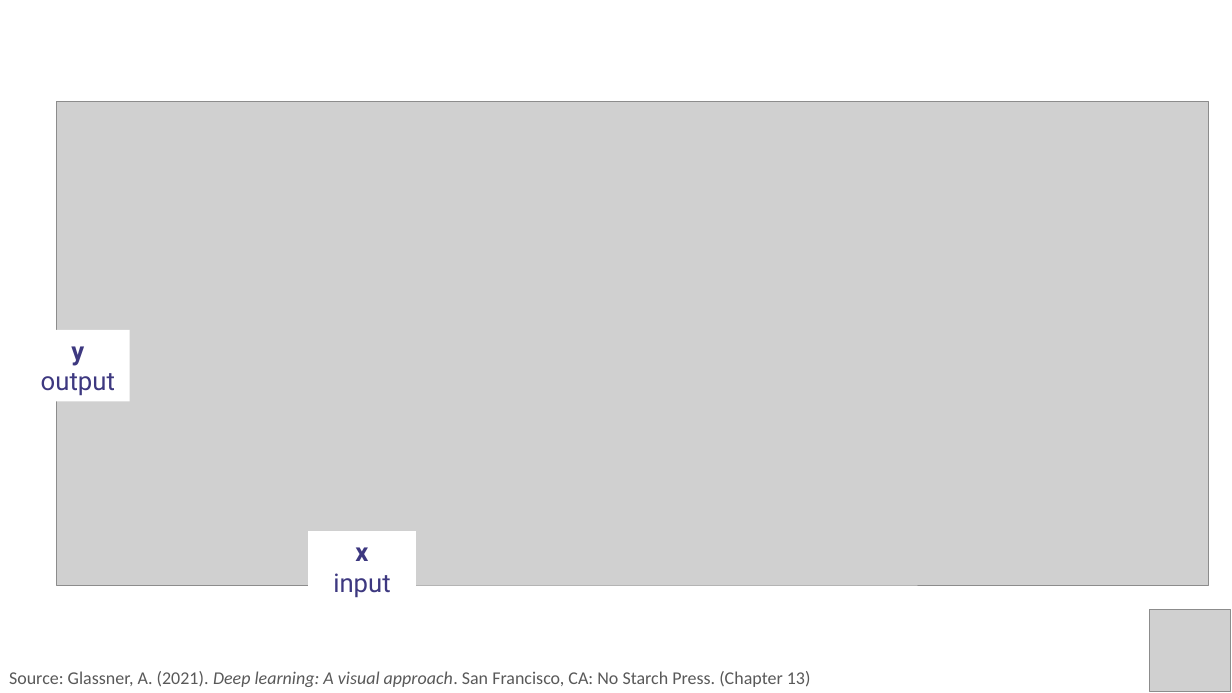
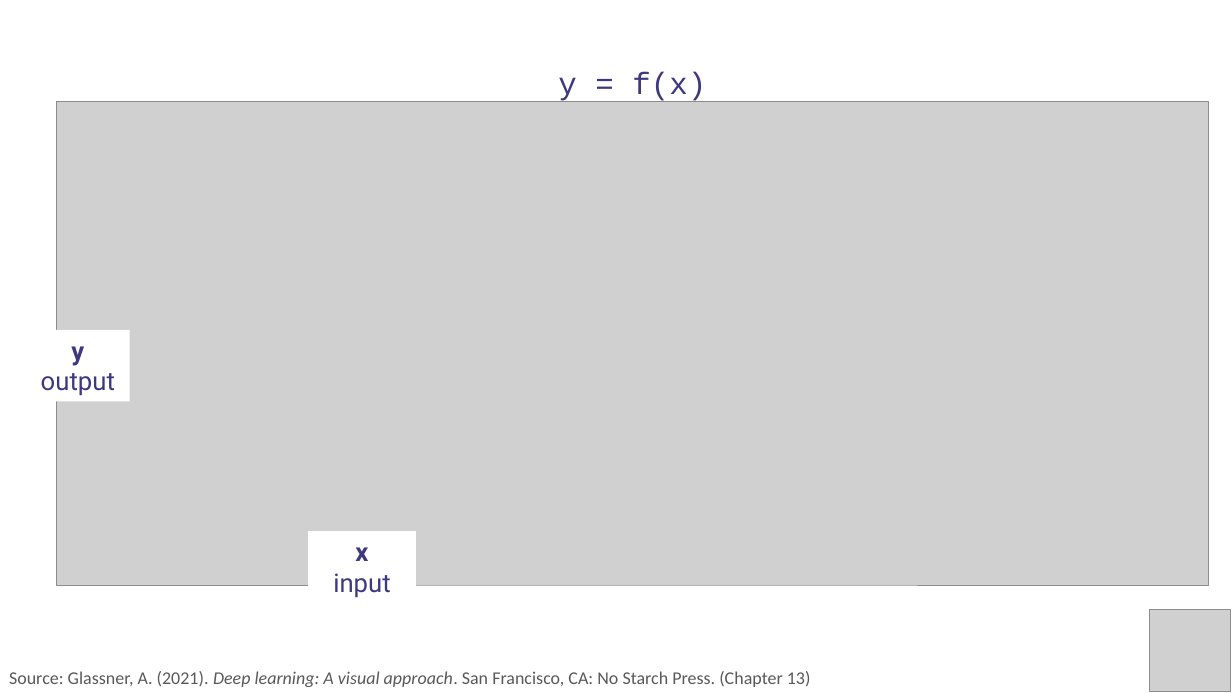
Before and after one commit to PracticumAI/deep_learning, a slide deck: slide 4 of presentations/02.2_activation_functions.pptx. Drawn at 1232x693 pixels with LibreOffice and Linux fonts; fonts in the diff are those of the drawing; grey boxes stand for pictures; background and template pictures are left out. Boxes give left, top, right and bottom in pixels: in the first picture for what was removed or moved away, otherwise in the second. Text is boxed around its words. In the diff, an @@ line names an element or a change of style, - is before the commit and + after.

```diff
--- a/presentations/02.2_activation_functions.pptx
+++ b/presentations/02.2_activation_functions.pptx
@@ text added at [558, 72, 706, 103], 24 pt, text #3D3880 @@
+y = f(x)
```
Also in this commit, not shown: 1 other file.
